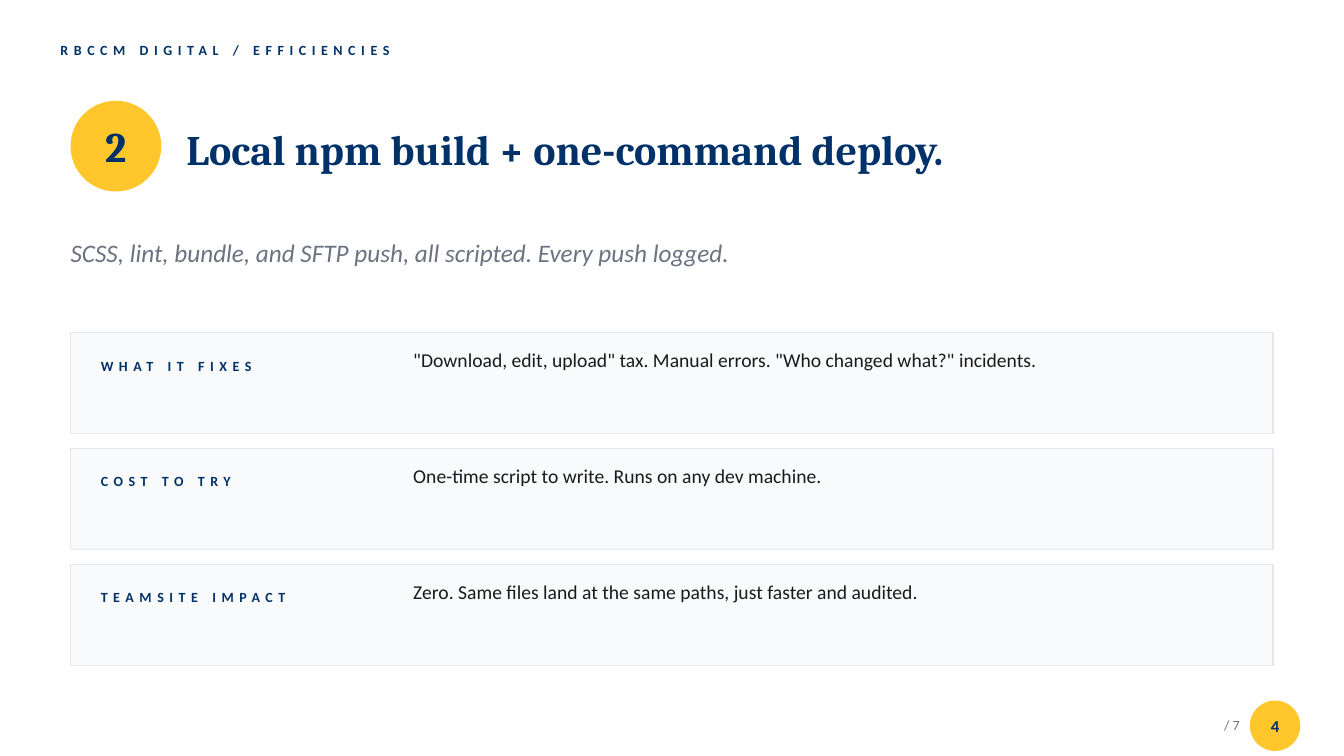
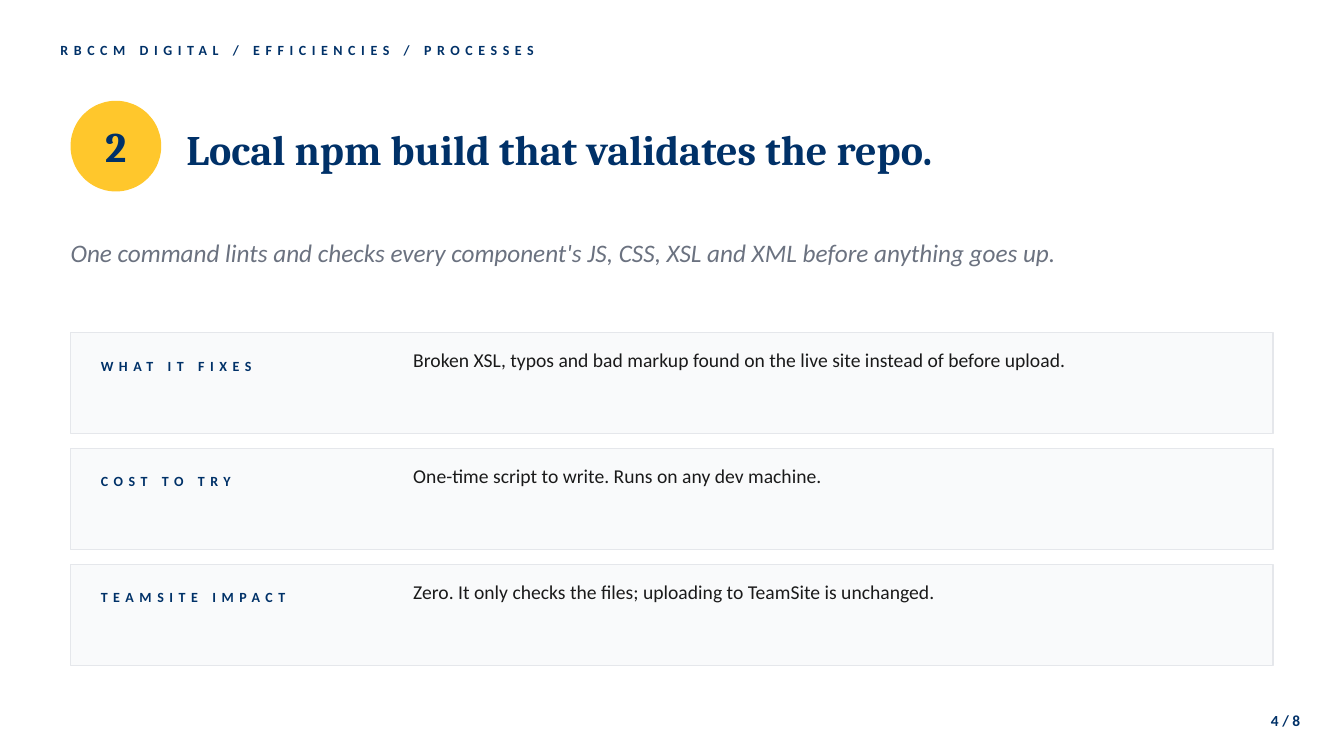
Before and after one commit to JustinLBannister/RBCCM, a slide deck: slide 4 of RBCCM Digital Efficiencies.pptx. Drawn at 1344x756 pixels with LibreOffice and Linux fonts; fonts in the diff are those of the drawing. Boxes give left, top, right and bottom in pixels: in the first picture for what was removed or moved away, otherwise in the second. Text is boxed around its words. In the diff, an @@ line names an element or a change of style, - is before the commit and + after.

```diff
--- a/RBCCM Digital Efficiencies.pptx
+++ b/RBCCM Digital Efficiencies.pptx
@@ text at box(60, 45, 534, 55): text changed @@
-RBCCM DIGITAL / EFFICIENCIES
+RBCCM DIGITAL / EFFICIENCIES / PROCESSES
@@ text at box(186, 135, 933, 174): text changed @@
-Local npm build + one-command deploy.
+Local npm build that validates the repo.
@@ text at box(71, 244, 1055, 267): text changed @@
-SCSS, lint, bundle, and SFTP push, all scripted. Every push logged.
+One command lints and checks every component's JS, CSS, XSL and XML before anything goes up.
@@ text at box(413, 353, 1065, 370): text changed @@
-"Download, edit, upload" tax. Manual errors. "Who changed what?" incidents.
+Broken XSL, typos and bad markup found on the live site instead of before upload.
@@ text at box(413, 585, 934, 603): text changed @@
-Zero. Same files land at the same paths, just faster and audited.
+Zero. It only checks the files; uploading to TeamSite is unchanged.
@@ ellipse removed at box(1250, 701, 1301, 751) @@
@@ text at box(1271, 715, 1300, 726): text changed; size 12 to 11 pt @@
-4
+4 / 8
@@ text removed at box(1233, 721, 1240, 730) @@
-/ 7
```
Also in this commit, not shown: 6 other slides changed, 1 slide added, 1 other file.
